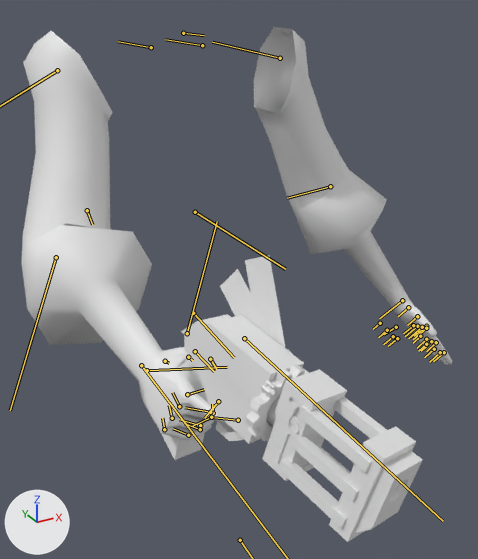
One commit to the FBX model Graphic/Animation/Jump_anima.fbx: the scene before it, then after it.
The view is the same before and after, from a 50 mm lens placed at (-0.322, -0.706, 1.365), pointed at (-0.019, -0.156, 1.09). Arrows for +X, +Y and +Z are at lower left; the lights stay in place. Both versions are drawn at frame 23 of the action 'Take 001'; the numbers are the values there. The bones that bend it are drawn over the model as lines.

The first picture shows 'Box001', 'dummy'.
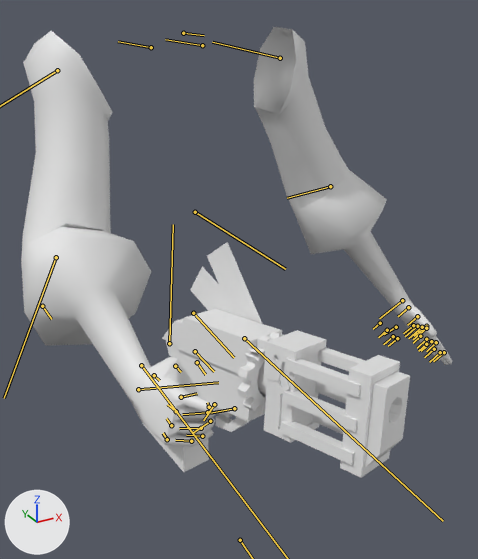
What the commit changed:
Bone 'Bip001 R Forearm' (bone_bip001_r_forearm) turns from (0, 0, -55) to (0, 0, -49) degrees about its own x, y and z.
Bone 'Bip001 R Hand' (bone_bip001_r_hand) turns from (-6, 7, 5) to (-6, -15, 7) degrees about its own x, y and z.

Pixel boxes (x1, y1, x2, y2) of what changed, in the pictures (478 x 559 px):
'dummy', posed: before (22, 27, 452, 440); after (21, 27, 452, 447)
'Box001', posed (18% shorter): before (158, 255, 422, 542); after (142, 242, 410, 478)
bone 'Bip001 R Forearm', root to tip: before (56, 257) to (10, 410); after (56, 257) to (4, 398)
bone 'Bip001 R Hand', root to tip: before (147, 370) to (227, 367); after (138, 389) to (218, 382)
